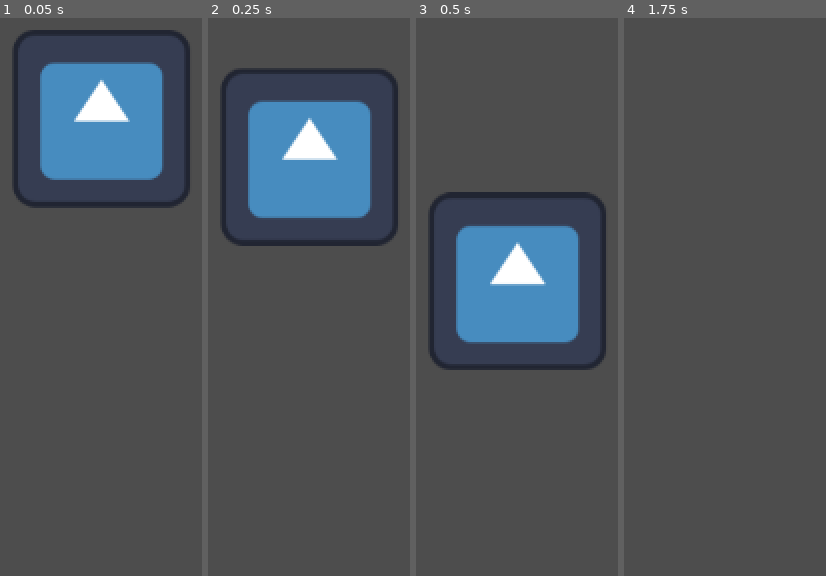
Above: before the commit, frames 1-4 (left to right).
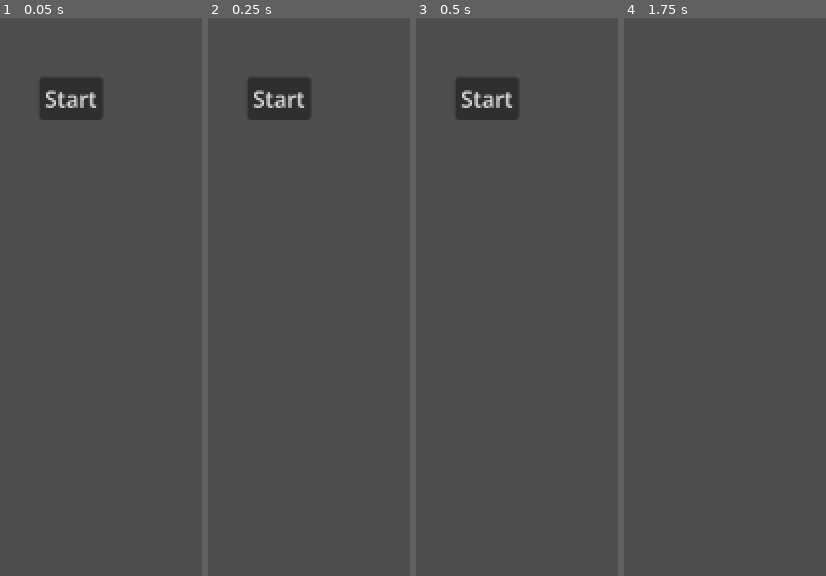
Above: after the commit, the same moments.

Repository: TheSamuraiNija/gittest
Game: Godot game, scene res://menus/menu.tscn
The game is run twice, just before and just after one commit, with the same random seed, the same clock (stepped at 60 frames per second) and the same inputs. Before the commit the project starts from res://level/Main.tscn. The engine's default icon, where the game draws it, is replaced by a stand-in: a white triangle on a blue panel in a dark square.
Inputs (mouse positions are in pixels of both pictures, inside the frame that each line leads up to):
- Up to frame 1 (0.05 s): no input
- Up to frame 2 (0.25 s): no input
- Up to frame 3 (0.5 s): no input
- Up to frame 4 (1.75 s): click (694, 96) at 0.5 s, where only the run after the commit has a clickable "Start"; tap Enter (ui_accept) at 1.25, 1.52 s; hold Right (ui_right) from 1.28 s (still down)

The runs differ from the first frame. In frame 1, 17% of the frame differs, in the area x 5-95%, y 2-35%; in frame 2, 18%; in frame 3, 19%, in the area x 5-95%, y 10-64%; in frame 4, nothing differs.

Commit message:
Made a main menu
Added a menu and renamed scenes to be more appropriate

Diff:
--- a/level/Main.tscn
+++ /dev/null
@@ -1,8 +0,0 @@
-[gd_scene format=3 uid="uid://db3x6hhv5s5yi"]
-
-[ext_resource type="PackedScene" uid="uid://diygwv781k3tm" path="res://player/player.tscn" id="1_hjlm1"]
-
-[node name="Node2D" type="Node2D" unique_id=954976329]
-
-[node name="CharacterBody2D" parent="." unique_id=1050860432 instance=ExtResource("1_hjlm1")]
-position = Vector2(76, 50)
--- /dev/null
+++ b/level/level1.tscn
@@ -0,0 +1,8 @@
+[gd_scene format=3 uid="uid://db3x6hhv5s5yi"]
+
+[ext_resource type="PackedScene" uid="uid://diygwv781k3tm" path="res://player/player.tscn" id="1_cc4m7"]
+
+[node name="level1" type="Node2D" unique_id=954976329]
+
+[node name="player" parent="." unique_id=1050860432 instance=ExtResource("1_cc4m7")]
+position = Vector2(76, 50)
--- /dev/null
+++ b/menus/menu.gd
@@ -0,0 +1,4 @@
+extends Control
+
+func _on_start_pressed() -> void:
+	get_tree().change_scene_to_file("res://level/level1.tscn")
--- /dev/null
+++ b/menus/menu.tscn
@@ -0,0 +1,22 @@
+[gd_scene format=3 uid="uid://73sv2vhscdad"]
+
+[ext_resource type="Script" uid="uid://l6bh7gn3ck2j" path="res://menus/menu.gd" id="1_85u52"]
+
+[node name="menu" type="Control" unique_id=341044827]
+layout_mode = 3
+anchors_preset = 15
+anchor_right = 1.0
+anchor_bottom = 1.0
+grow_horizontal = 2
+grow_vertical = 2
+script = ExtResource("1_85u52")
+
+[node name="start" type="Button" parent="." unique_id=912786807]
+layout_mode = 0
+offset_left = 543.0
+offset_top = 288.0
+offset_right = 589.0
+offset_bottom = 319.0
+text = "Start"
+
+[connection signal="pressed" from="start" to="." method="_on_start_pressed"]
--- a/player/player.tscn
+++ b/player/player.tscn
@@ -5,12 +5,12 @@
 
 [sub_resource type="RectangleShape2D" id="RectangleShape2D_hqtel"]
 
-[node name="CharacterBody2D" type="CharacterBody2D" unique_id=1050860432]
+[node name="player" type="CharacterBody2D" unique_id=1050860432]
 script = ExtResource("1_onrkg")
 
-[node name="CollisionShape2D" type="CollisionShape2D" parent="." unique_id=1161229358]
+[node name="collision" type="CollisionShape2D" parent="." unique_id=1161229358]
 shape = SubResource("RectangleShape2D_hqtel")
 
-[node name="Icon" type="Sprite2D" parent="." unique_id=1332515415]
+[node name="playerIcon" type="Sprite2D" parent="." unique_id=1332515415]
 position = Vector2(512, 267)
 texture = ExtResource("2_i3pqv")
--- a/project.godot
+++ b/project.godot
@@ -11,9 +11,17 @@
 [application]
 
 config/name="test"
-run/main_scene="uid://db3x6hhv5s5yi"
+run/main_scene="uid://73sv2vhscdad"
 config/features=PackedStringArray("4.6", "Forward Plus")
 config/icon="res://player/icon.svg"
+
+[file_customization]
+
+folder_colors={
+"res://level/": "red",
+"res://menus/": "orange",
+"res://player/": "yellow"
+}
 
 [physics]
 
Not shown, added: menus/menu.gd.uid
Not shown, changed: README.md
